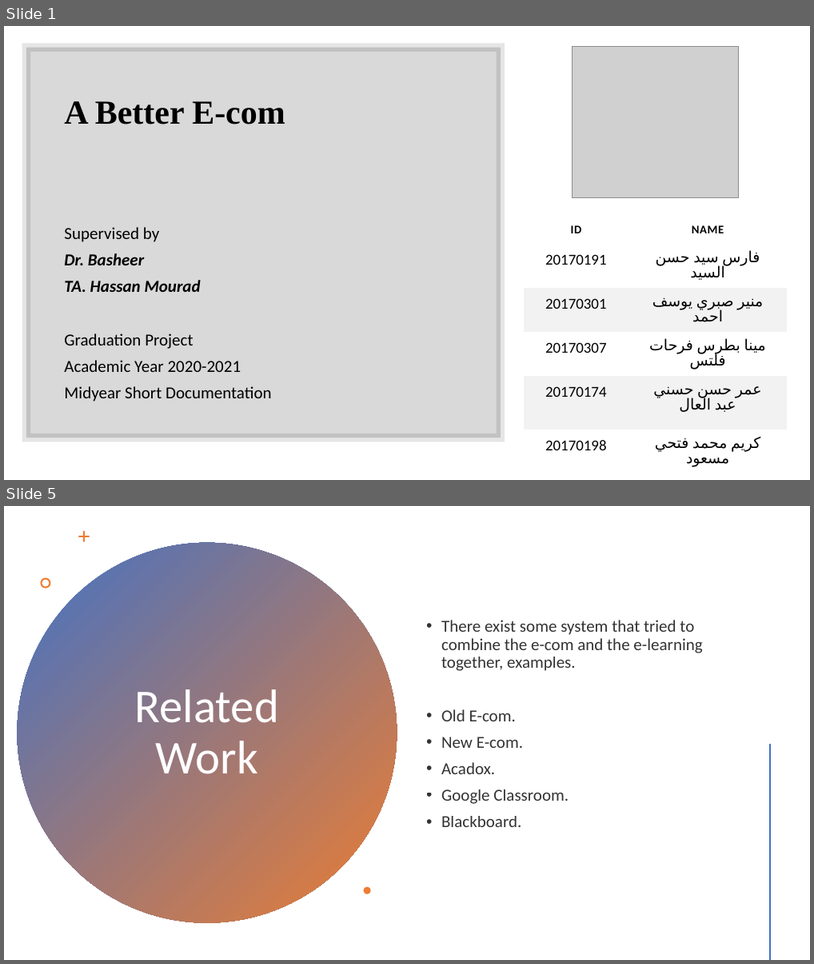
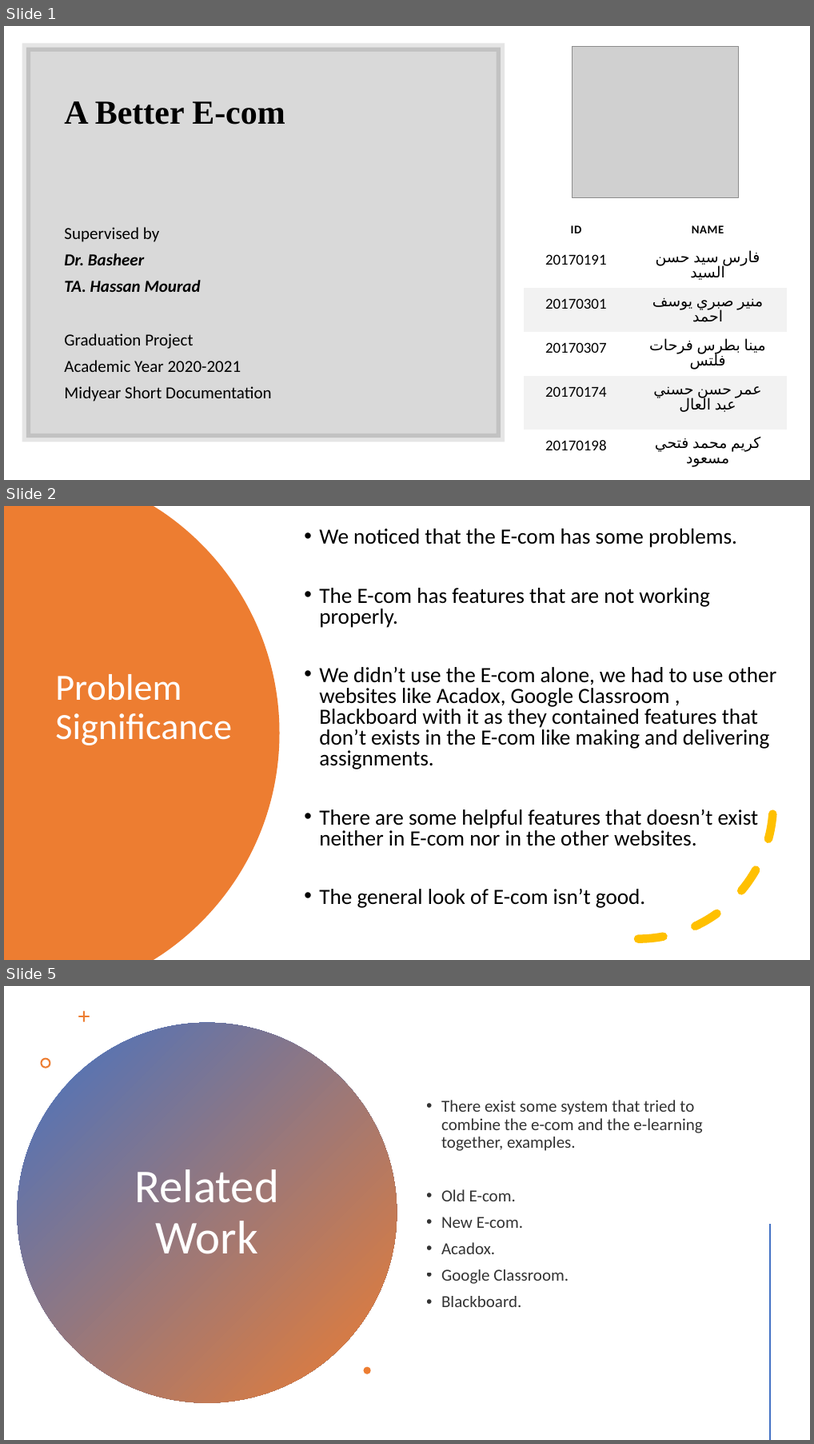
Before and after one commit to mounirsabry/Better_Ecom_GP, a slide deck: Discussions/Midyear_Discussion/presentation.pptx. Shown one above the other, each under a label of ours: slides 1 and 5 before the commit, slides 1, 2 and 5 after it; the slides between them are not shown. The pictures are 814x964 and 814x1444 pixels, drawn with LibreOffice and Linux fonts; fonts in the diff are those of the drawing; grey boxes stand for pictures. Boxes give left, top, right and bottom in pixels: in the first picture for what was removed or moved away, otherwise in the second. Text is boxed around its words. In the diff, an @@ line names an element or a change of style, - is before the commit and + after.

```diff
--- a/Discussions/Midyear_Discussion/presentation.pptx
+++ b/Discussions/Midyear_Discussion/presentation.pptx
@@ slide 2 added at [4, 506, 810, 960], background #FFFFFF @@
@@ freeform shape added at [4, 506, 280, 960], fill #ED7D31 @@
@@ text added at [319, 528, 778, 908], 25.9 pt, text #000000 @@
+• We noticed that the E-com has some problems.
+• The E-com has features that are not working properly.
+• We didn’t use the E-com alone, we had to use other websites like Acadox, Google Classroom , Blackboard with it as they contained features that don’t exists in the E-com like making and delivering assignments.
+• There are some helpful features that doesn’t exist neither in E-com nor in the other websites.
+• The general look of E-com isn’t good.
@@ arc (boxed as its full ellipse) added at [504, 668, 774, 939], outline #FFC000 10 pt dashed @@
@@ title added at [55, 674, 232, 745], 44 pt, text #FFFFFF @@
+Problem Significance
```
Also in this commit, not shown: 1 slide changed, 1 other slide added, 2 slides removed.
